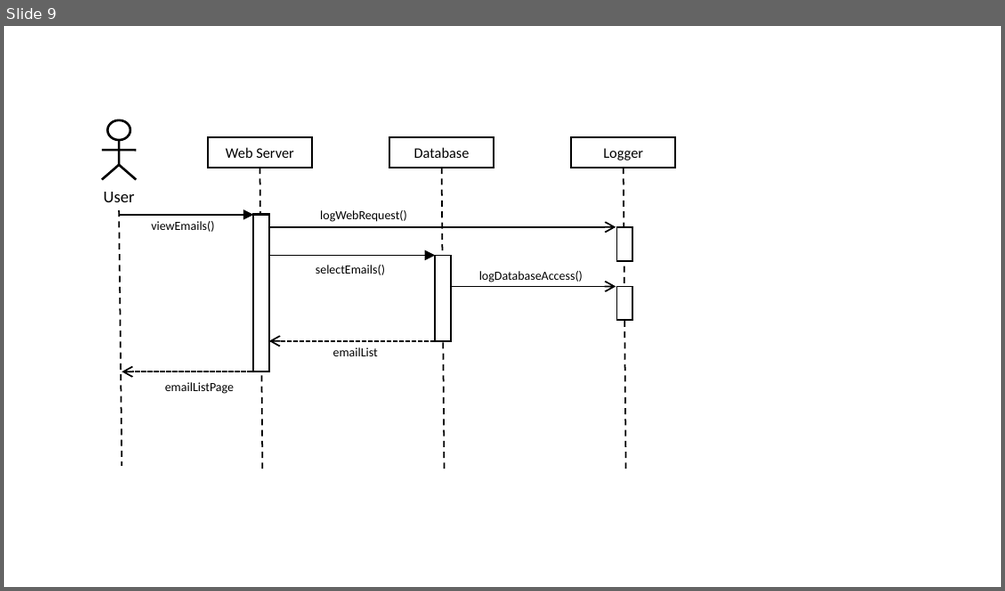
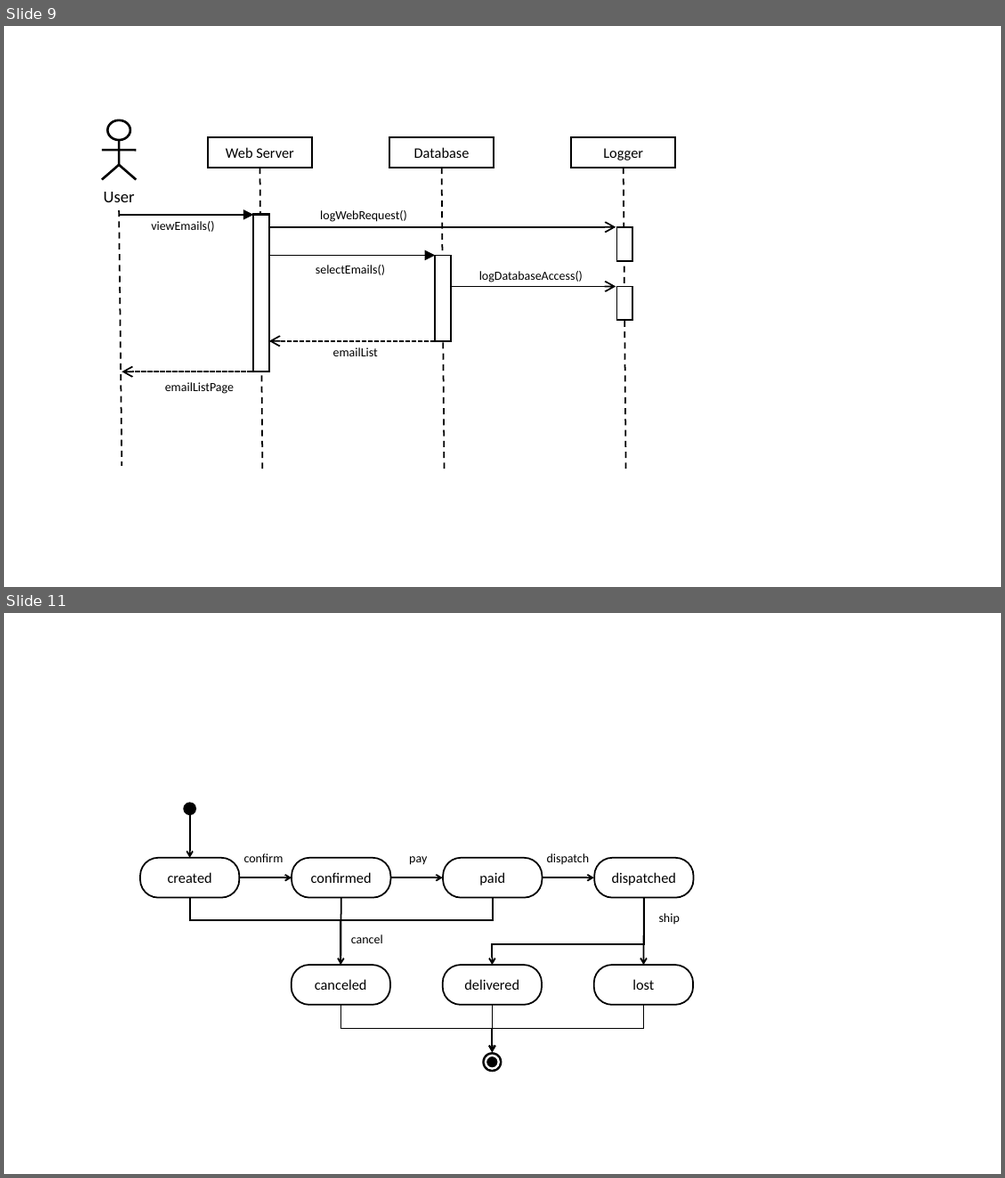
Before and after one commit to tpetricek/teaching, a slide deck: software-engineering/slides/uml.pptx. Shown one above the other, each under a label of ours: slide 9 before the commit, slides 9 and 11 after it; the slides between them are not shown. The pictures are 1005x591 and 1005x1178 pixels, drawn with LibreOffice and Linux fonts; fonts in the diff are those of the drawing. Boxes give left, top, right and bottom in pixels: in the first picture for what was removed or moved away, otherwise in the second. Text is boxed around its words. In the diff, an @@ line names an element or a change of style, - is before the commit and + after.

```diff
--- a/software-engineering/slides/uml.pptx
+++ b/software-engineering/slides/uml.pptx
@@ slide 11 added at bbox=[4, 613, 1001, 1174], background #FFFFFF @@
@@ ellipse added at bbox=[184, 803, 197, 816], fill #000000 @@
@@ arrow added from (189, 815) to (189, 858), #000000 1.5 pt @@
@@ rounded rectangle added at bbox=[140, 858, 240, 897], fill #FFFFFF, outline #000000 1.5 pt, 14 pt, text #000000 @@
+created
@@ arrow added from (240, 877) to (291, 877), #000000 1.5 pt @@
@@ text added at bbox=[244, 853, 283, 862], 12 pt, text #000000 @@
+confirm
@@ rounded rectangle added at bbox=[291, 858, 391, 897], fill #FFFFFF, outline #000000 1.5 pt, 14 pt, text #000000 @@
+confirmed
@@ arrow added from (390, 877) to (443, 877), #000000 1.5 pt @@
@@ text added at bbox=[409, 856, 427, 865], 12 pt, text #000000 @@
+pay
@@ rounded rectangle added at bbox=[443, 858, 542, 897], fill #FFFFFF, outline #000000 1.5 pt, 14 pt, text #000000 @@
+paid
@@ arrow added from (542, 877) to (594, 877), #000000 1.5 pt @@
@@ text added at bbox=[547, 853, 590, 865], 12 pt, text #000000 @@
+dispatch
@@ rounded rectangle added at bbox=[595, 858, 695, 897], fill #FFFFFF, outline #000000 1.5 pt, 14 pt, text #000000 @@
+dispatched
@@ elbow line added from (189, 898) to (340, 965), #000000 1.5 pt @@
@@ arrow added from (341, 898) to (340, 965), #000000 1.5 pt @@
@@ elbow line added from (493, 898) to (340, 965), #000000 1.5 pt @@
@@ elbow arrow added from (644, 898) to (493, 965), #000000 1.5 pt @@
@@ arrow added from (644, 898) to (643, 965), #000000 1.5 pt @@
@@ text added at bbox=[659, 913, 680, 925], 12 pt, text #000000 @@
+ship
@@ text added at bbox=[351, 934, 383, 943], 12 pt, text #000000 @@
+cancel
@@ rounded rectangle added at bbox=[291, 965, 390, 1004], fill #FFFFFF, outline #000000 1.5 pt, 14 pt, text #000000 @@
+canceled
@@ rounded rectangle added at bbox=[443, 965, 542, 1004], fill #FFFFFF, outline #000000 1.5 pt, 14 pt, text #000000 @@
+delivered
@@ rounded rectangle added at bbox=[594, 965, 694, 1004], fill #FFFFFF, outline #000000 1.5 pt, 14 pt, text #000000 @@
+lost
@@ elbow arrow added from (340, 1005) to (493, 1052), #000000 1.5 pt @@
@@ elbow arrow added from (493, 1005) to (493, 1052), #000000 1.5 pt @@
@@ elbow arrow added from (643, 1005) to (493, 1052), #000000 1.5 pt @@
@@ ellipse added at bbox=[483, 1052, 502, 1071], fill #000000 @@
@@ ellipse added at bbox=[485, 1055, 499, 1069], fill #000000, outline #FFFFFF 2 pt @@
```
Also in this commit, not shown: 2 other slides added, 9 other files.
